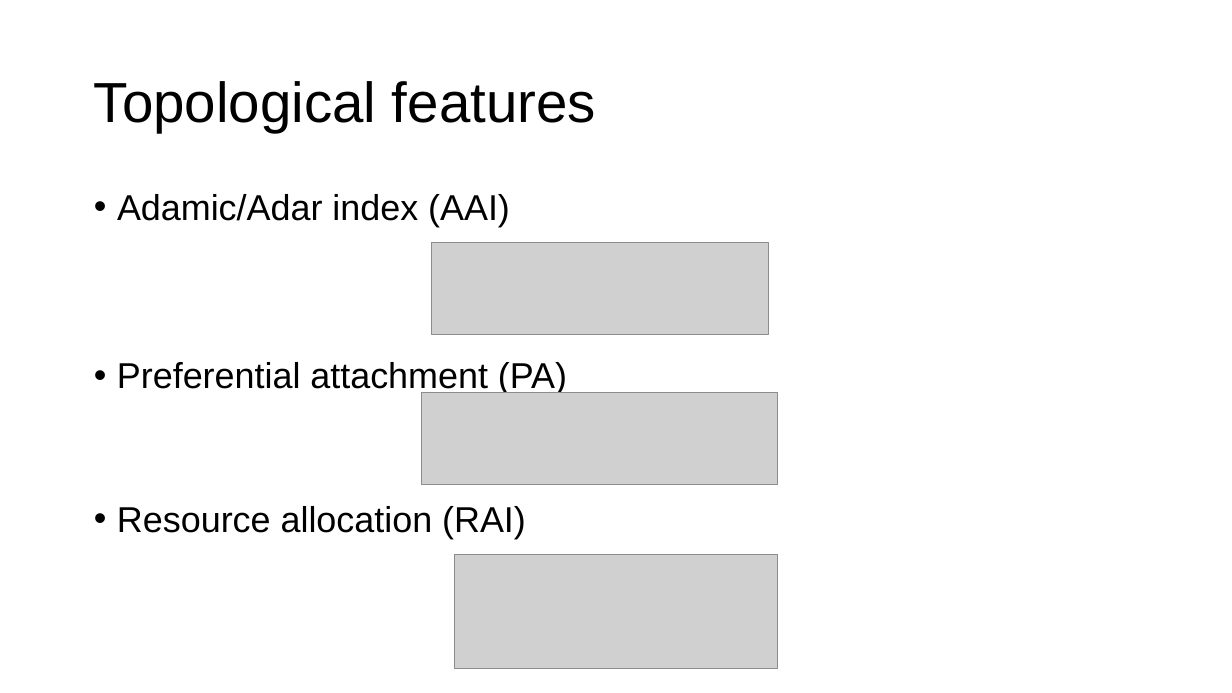
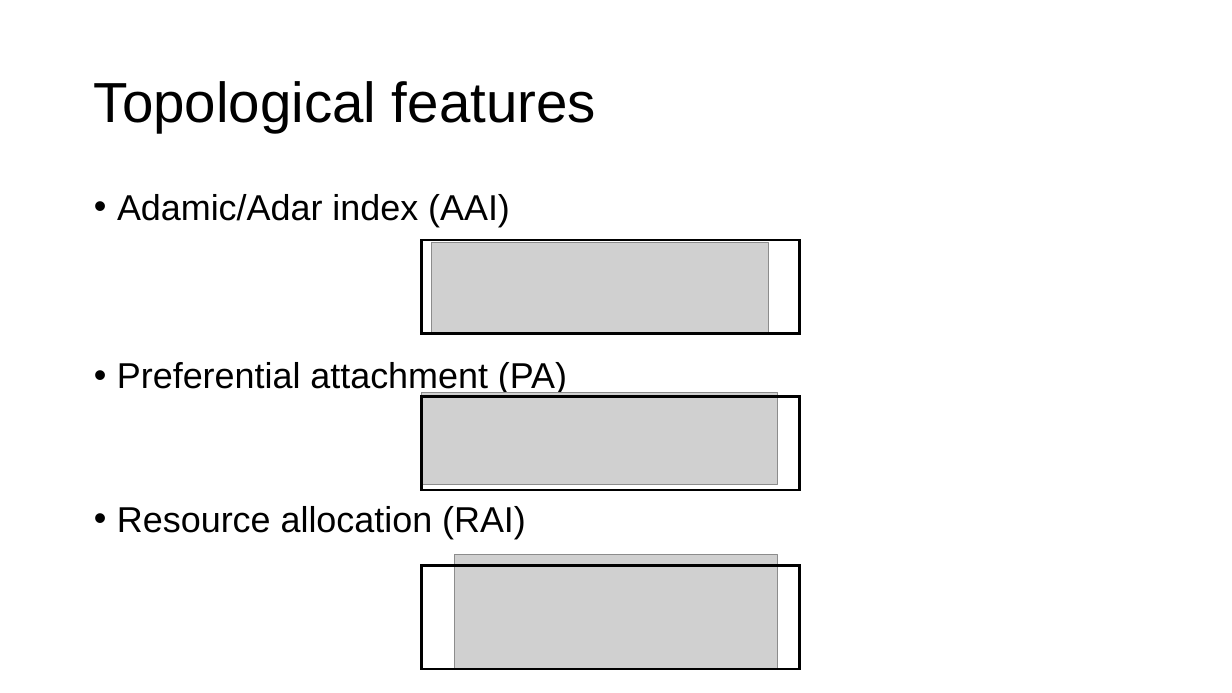
Before and after one commit to tsutarou10/variousFile, a slide deck: slide 31 of Predicting potential drug-drug interactions on topological and semantic similarity features using statistical learning.pptx (slide 29 before the commit). Drawn at 1232x693 pixels with LibreOffice and Linux fonts; fonts in the diff are those of the drawing; grey boxes stand for pictures. Boxes give left, top, right and bottom in pixels: in the first picture for what was removed or moved away, otherwise in the second. Text is boxed around its words. In the diff, an @@ line names an element or a change of style, - is before the commit and + after.

```diff
--- a/Predicting potential drug-drug interactions on topological and semantic similarity features using statistical learning.pptx
+++ b/Predicting potential drug-drug interactions on topological and semantic similarity features using statistical learning.pptx
@@ rectangle added at <box>422,240,799,334</box>, outline #000000 2.25 pt @@
@@ rectangle added at <box>422,397,799,491</box>, outline #000000 2.25 pt @@
@@ rectangle added at <box>422,566,799,669</box>, outline #000000 2.25 pt @@
```
Also in this commit, not shown: 18 other slides changed, 2 slides added.
